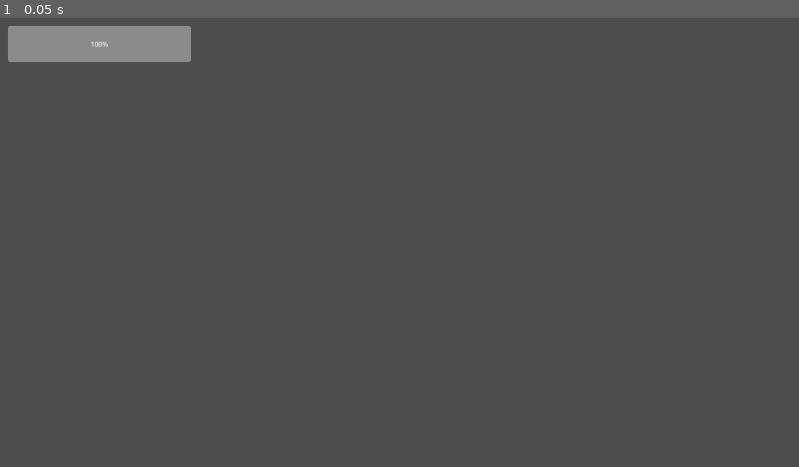
Above: before the commit, frame 1.
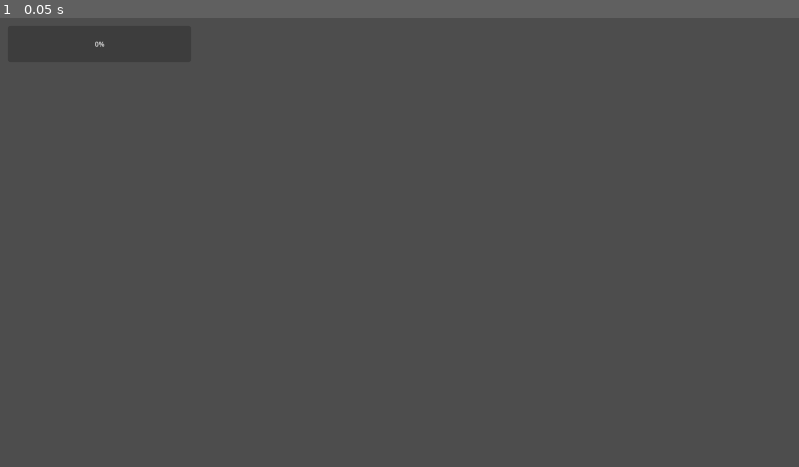
Above: after the commit, the same moment.

Repository: Gorstom/Action-Rougelite-Prototype
Game: Godot game, scene res://scenes/main/GameScreen.tscn
Two runs of this game, one before a commit and one after it. Both use one fixed random seed, a clock stepped at 60 frames per second and the inputs below.
Inputs:
- Up to frame 1 (0.05 s): no input

The runs differ from the first frame. In frame 1, 1.8% of the frame differs, in the area x 1-24%, y 1-10%.
Error before the commit: Invalid call. Nonexistent function 'debug' in base 'Nil'. (res://scripts/entities/Player.gd:59)
Error after the commit: Parse Error: Identifier "DungeonGenerator" not declared in the current scope. (res://scripts/ui/GameScreen.gd:9)

Commit message:
Created DungeonGenerator script but it isn't connected yet

Diff:
--- a/scenes/main/GameScreen.tscn
+++ b/scenes/main/GameScreen.tscn
@@ -4,7 +4,7 @@
 [ext_resource type="Script" uid="uid://dsn1csqqjugmy" path="res://scripts/ui/GameScreen.gd" id="1_ojcog"]
 [ext_resource type="PackedScene" uid="uid://d06kpxdl8neoq" path="res://scenes/world/World.tscn" id="2_1x5vf"]
 [ext_resource type="PackedScene" uid="uid://l4pa4u7rp5t5" path="res://scenes/enemies/Enemy.tscn" id="3_ptgyq"]
-[ext_resource type="Script" uid="uid://b7o534aoq6h81" path="res://scripts/systems/RoomManager.gd" id="4_cce3o"]
+[ext_resource type="Script" uid="uid://b7o534aoq6h81" path="res://scripts/systems/dungeon/RoomManager.gd" id="4_cce3o"]
 [ext_resource type="PackedScene" uid="uid://blf5dhfga4en" path="res://scenes/world/rooms/CombatRoom01.tscn" id="6_il4ph"]
 [ext_resource type="PackedScene" uid="uid://cig4coidhtprd" path="res://scenes/world/rooms/CombatRoom02.tscn" id="7_uvmpb"]
 [ext_resource type="PackedScene" uid="uid://bfp7tcwl3cmup" path="res://scenes/world/rooms/CombatRoom03.tscn" id="8_yuop4"]
--- a/scripts/systems/RoomManager.gd
+++ /dev/null
@@ -1,116 +0,0 @@
-extends Node
-
-@export var enemy_scene: PackedScene
-@export var rooms: Array[PackedScene]
-@export var chest_scene: PackedScene
-
-@onready var room_container = $"../World/RoomContainer"
-
-var enemies_alive := 0
-var wave := 0
-var spawn_points
-
-var current_room
-
-signal room_cleared
-
-enum RoomState {
-	ACTIVE,
-	CLEANED,
-	TRANSITION
-}
-
-var state := RoomState.ACTIVE
-var room_index := 0
-
-func start_room(entry_direction = null):
-	state = RoomState.ACTIVE
-	room_index += 1
-
-	load_room(entry_direction)
-
-	if current_room == null:
-		return
-
-	current_room.lock_doors(true)
-
-	GameLogger.info("RoomManager", "Room started")
-	spawn_room()
-
-func load_room(entry_direction = null):
-	if current_room:
-		current_room.queue_free()
-
-	var next_room = rooms.pick_random()
-	current_room = next_room.instantiate()
-	room_container.add_child(current_room)
-
-	current_room.room_exit.connect(_on_room_exit)
-
-	spawn_points = current_room.get_node("SpawnPoints").get_children()
-
-	if entry_direction:
-		current_room.spawn_player_at(entry_direction)
-
-func _on_room_exit(direction):
-	GameLogger.info("RoomManager", "Exit direction: %s" % direction)
-
-	if state != RoomState.CLEANED:
-		return
-
-	call_deferred("start_room")
-
-func spawn_room():
-	enemies_alive = 0
-	var enemy_count = room_index
-
-	for i in range(enemy_count):
-		var enemy = enemy_scene.instantiate()
-
-		var spawn = spawn_points[i % spawn_points.size()]
-		enemy.global_position = spawn.global_position
-
-		enemy.died.connect(_on_enemy_killed)
-
-		current_room.get_node("Enemies").add_child(enemy)
-		enemies_alive += 1
-
-	GameLogger.info("RoomManager", "Room spawned")
-
-# old wave system
-#func spawn_wave(count: int):
-	#enemies_alive = 0
-#
-	#for i in range(count):
-		#var enemy = enemy_scene.instantiate()
-#
-		#var spawn = spawn_points[i % spawn_points.size()]
-		#enemy.global_position = spawn.global_position
-#
-		#enemy.died.connect(_on_enemy_killed)
-#
-		#get_node("../Enemies").add_child(enemy)
-		#enemies_alive += 1
-	#print("WAVE SPWANED")
-
-func spawn_reward():
-	var chest = chest_scene.instantiate()
-	var reward_position = current_room.get_node("RewardPoint")
-	chest.global_position = reward_position.global_position
-
-	current_room.add_child(chest)
-
-	GameLogger.info("RoomManager", "Reward spawned")
-
-func _on_enemy_killed():
-	enemies_alive -= 1
-	GameLogger.info("RoomManager", "Enemy killed")
-
-	if enemies_alive <= 0 and state == RoomState.ACTIVE:
-		state = RoomState.CLEANED
-
-		spawn_reward()
-		current_room.lock_doors(false)
-
-		GameLogger.info("RoomManager", "Room cleaned")
-		room_cleared.emit()
--- a/scripts/ui/GameScreen.gd
+++ b/scripts/ui/GameScreen.gd
@@ -5,6 +5,14 @@
 @onready var room_manager = $RoomManager
 
 func _ready():
+	# tests for RoomGenerator:
+	var generator = DungeonGenerator.new()
+
+	var rooms = generator.generate(10)
+
+	for room in rooms:
+		GameLogger.debug("GameScreen", room.position)
+
 	health_bar.max_value = player.max_hp
 	health_bar.value = player.hp
 
